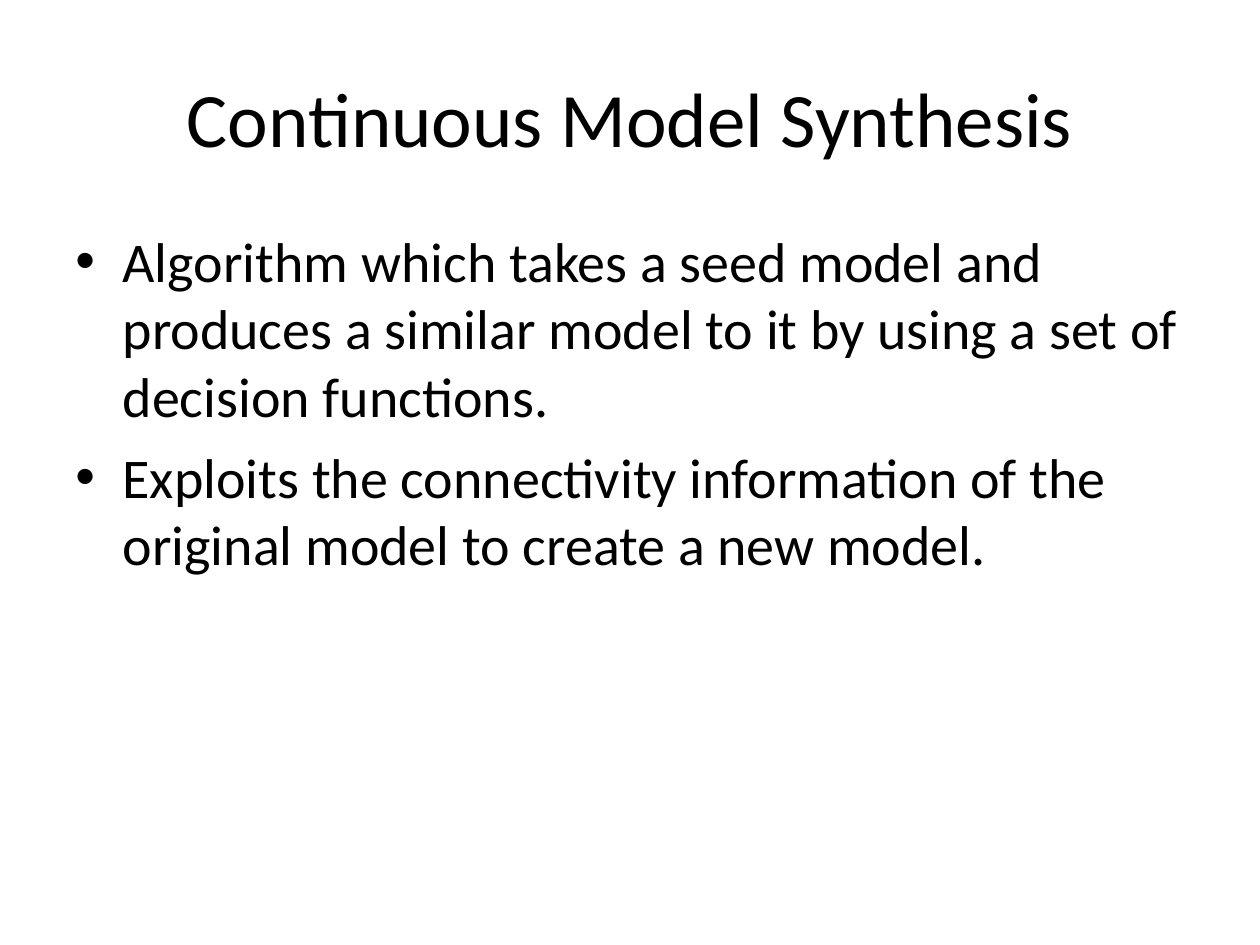
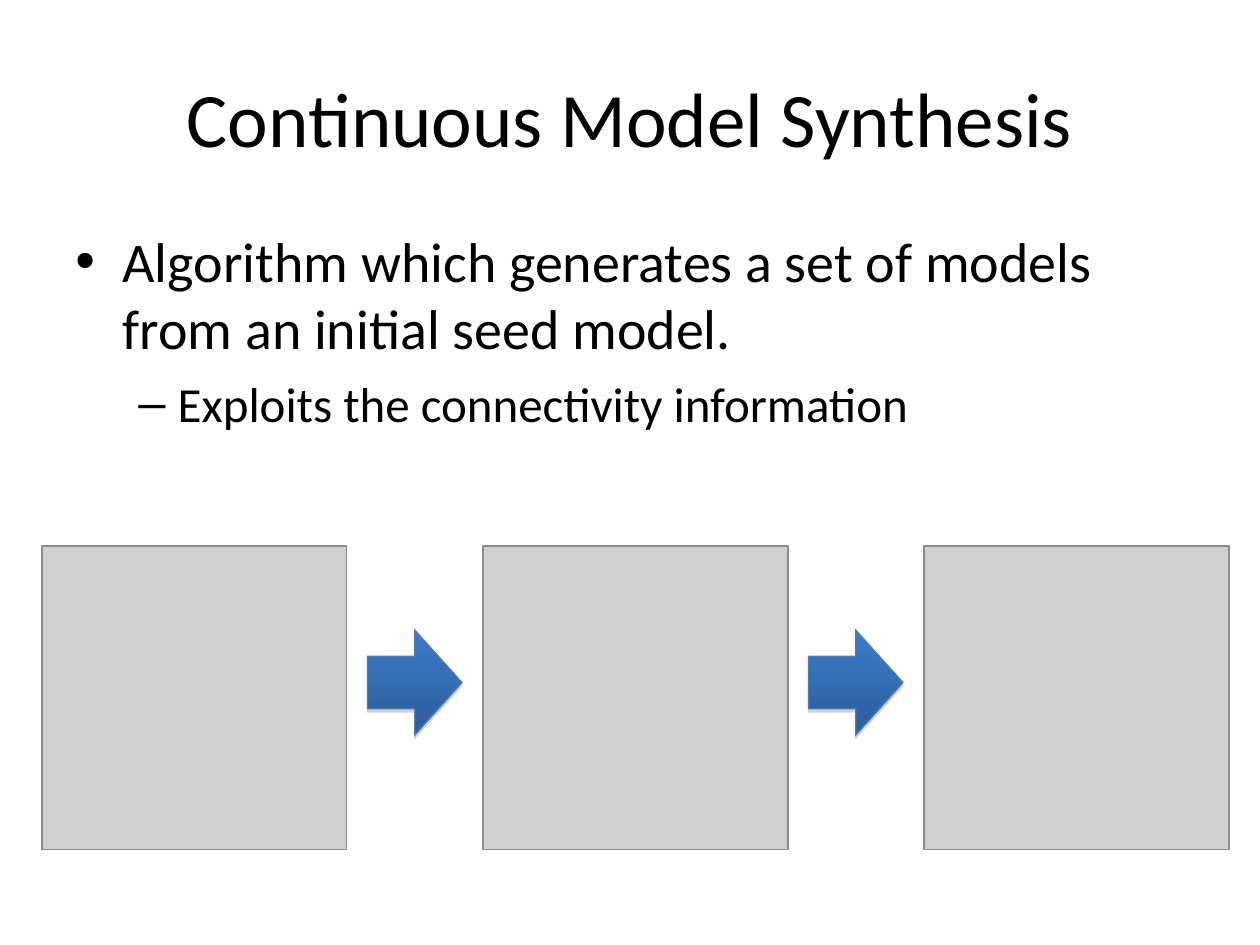
Before and after one commit to reinebold/cs580CMS, a slide deck: slide 4 of Documents/Creating a Procedural City.ppt (slide 3 before the commit). Drawn at 1260x945 pixels with LibreOffice and Linux fonts; fonts in the diff are those of the drawing; grey boxes stand for pictures. Boxes give left, top, right and bottom in pixels: in the first picture for what was removed or moved away, otherwise in the second. Text is boxed around its words. In the diff, an @@ line names an element or a change of style, - is before the commit and + after.

```diff
--- a/Documents/Creating a Procedural City.ppt
+++ b/Documents/Creating a Procedural City.ppt
@@ text at box(123, 243, 1091, 430): text changed @@
-• Algorithm which takes a seed model and produces a similar model to it by using a set of decision functions.
-• Exploits the connectivity information of the original model to create a new model.
+• Algorithm which generates a set of models from an initial seed model.
+  – Exploits the connectivity information
@@ picture added at box(42, 546, 346, 849) @@
@@ picture added at box(483, 546, 788, 849) @@
@@ picture added at box(924, 546, 1228, 849) @@
@@ right arrow added at box(368, 630, 462, 735), fill gradient #3A7CCB to #2C5D98, outline #4A7EBB 0.74 pt @@
@@ right arrow added at box(809, 630, 903, 735), fill gradient #3A7CCB to #2C5D98, outline #4A7EBB 0.74 pt @@
```
Also in this commit, not shown: 8 other slides changed, 5 slides added, 4 slides removed, 1 other file.
